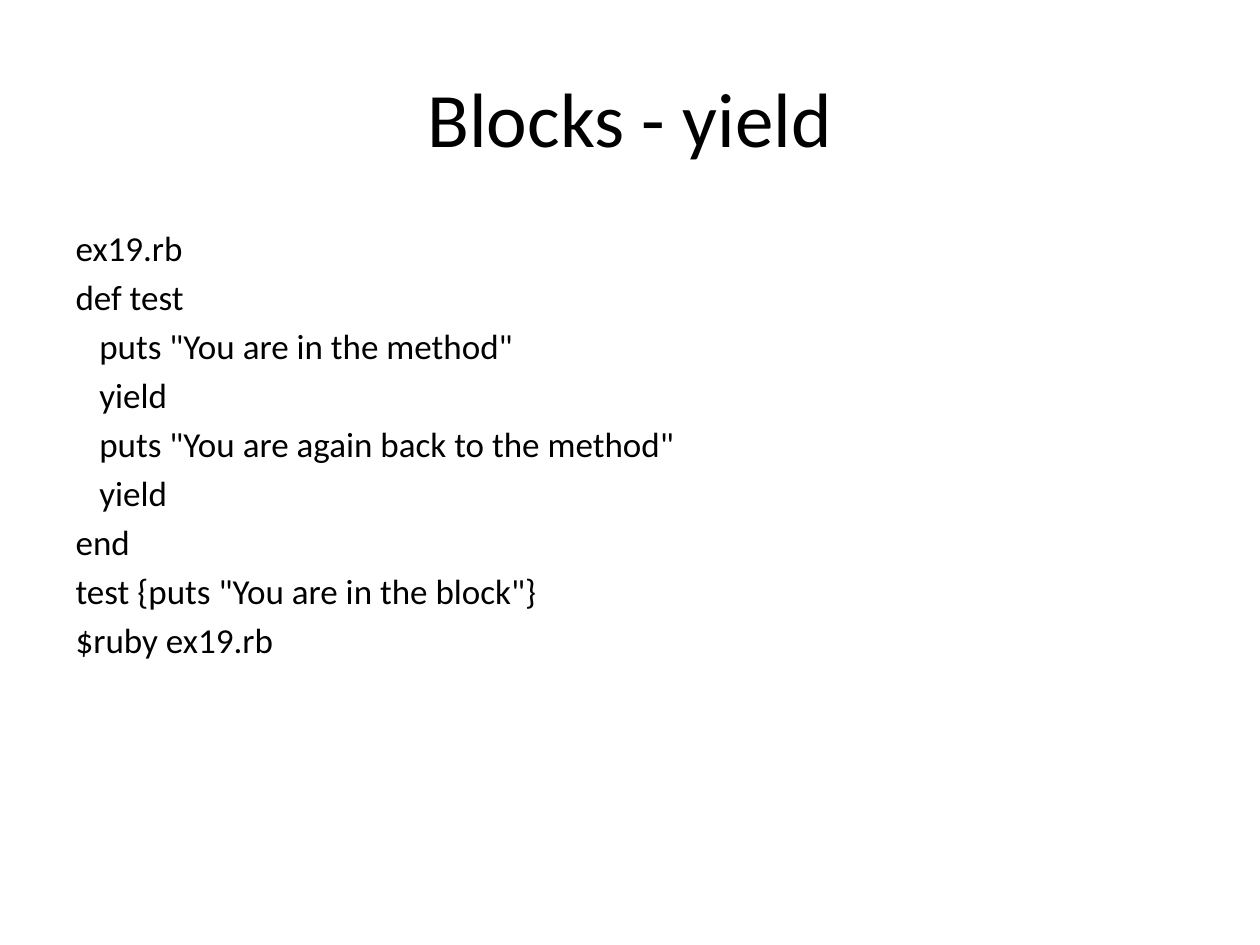
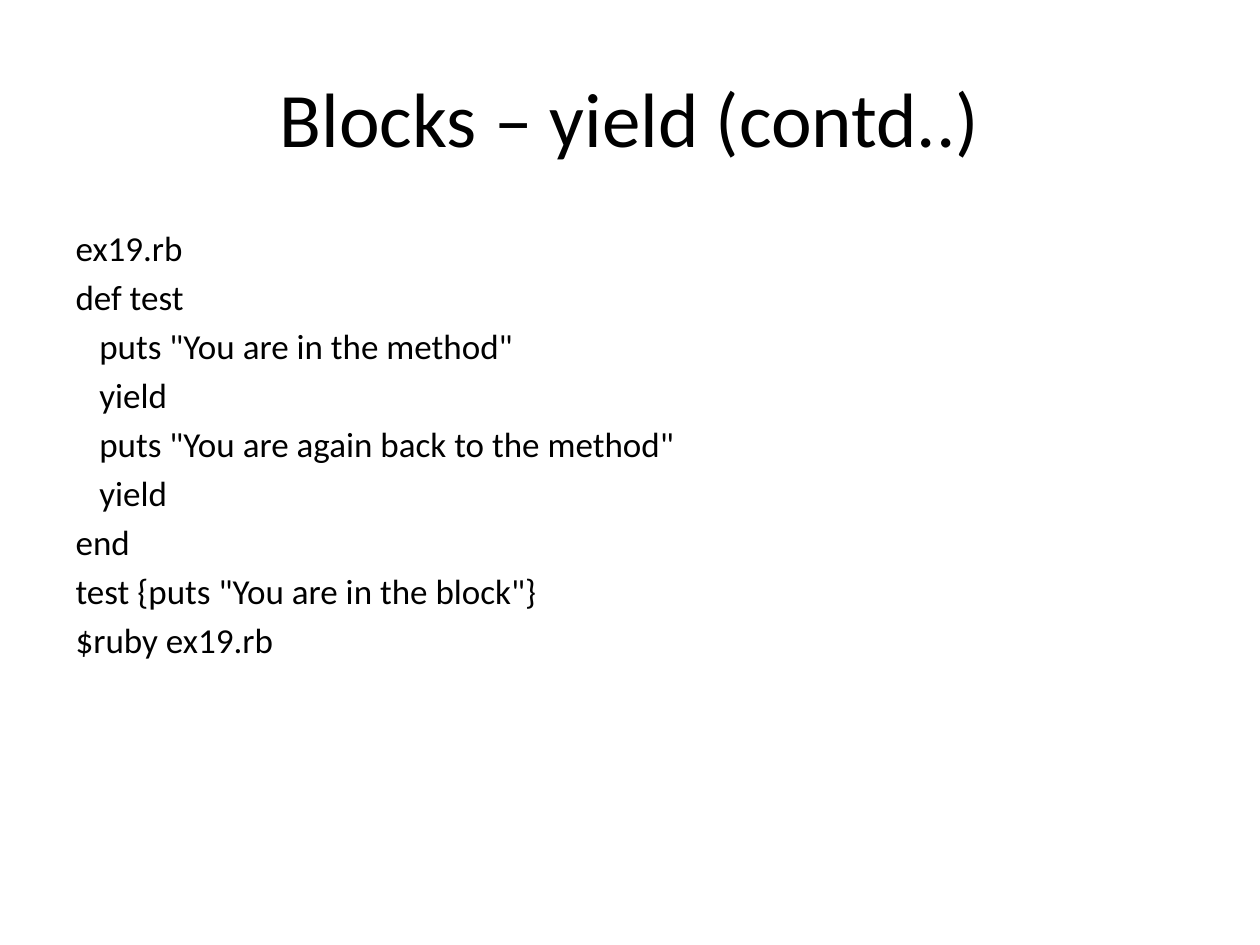
Before and after one commit to EmeraldCityProgrammingGroup/presentations-2014, a slide deck: slide 27 of RubyBasics.pptx. Drawn at 1260x945 pixels with LibreOffice and Linux fonts; fonts in the diff are those of the drawing. Boxes give left, top, right and bottom in pixels: in the first picture for what was removed or moved away, otherwise in the second. Text is boxed around its words. In the diff, an @@ line names an element or a change of style, - is before the commit and + after.

```diff
--- a/RubyBasics.pptx
+++ b/RubyBasics.pptx
@@ title at (280, 91, 979, 160): text changed @@
-Blocks - yield
+Blocks – yield (contd..)
```
Also in this commit, not shown: 14 other slides changed, 2 slides added.
